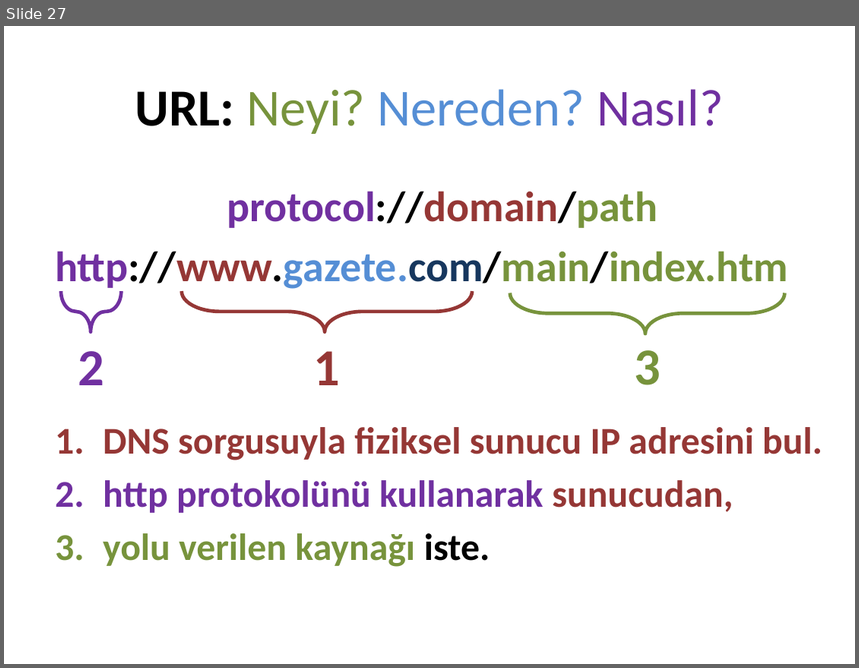
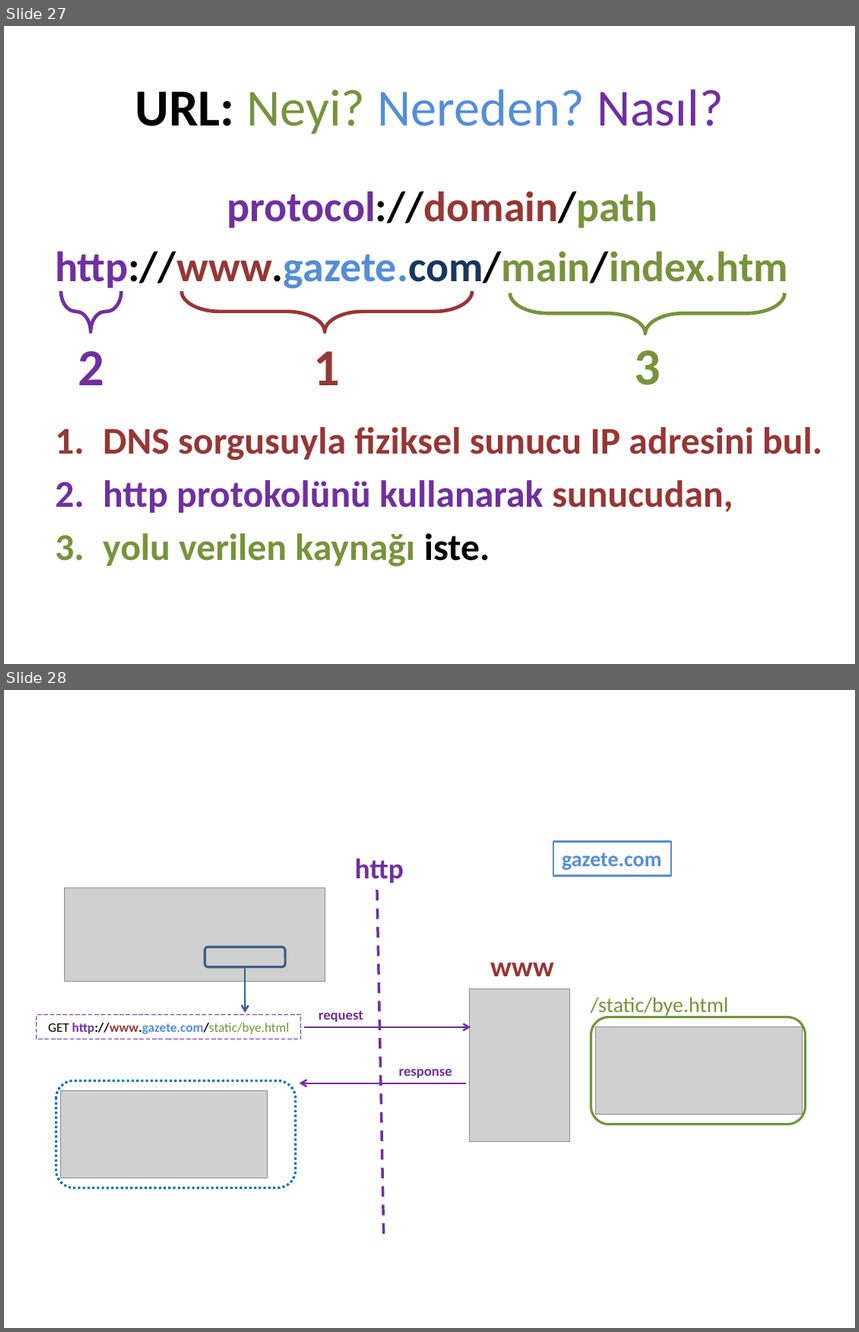
Before and after one commit to cemmerven/attrac, a slide deck: AttendanceTracker/Web Adresi.pptx. Shown one above the other, each under a label of ours: slide 27 before the commit, slides 27 and 28 after it. The pictures are 859x668 and 859x1332 pixels, drawn with LibreOffice and Linux fonts; fonts in the diff are those of the drawing; grey boxes stand for pictures. Boxes give left, top, right and bottom in pixels: in the first picture for what was removed or moved away, otherwise in the second. Text is boxed around its words. In the diff, an @@ line names an element or a change of style, - is before the commit and + after.

Commit message:
added html form samples

```diff
--- a/AttendanceTracker/Web Adresi.pptx
+++ b/AttendanceTracker/Web Adresi.pptx
@@ slide 28 added at (4, 690, 855, 1328), background #FFFFFF @@
@@ rectangle added at (554, 841, 671, 875), outline #558ED5 1.5 pt, 18 pt, text #558ED5, bold @@
+gazete.com
@@ text added at (355, 858, 404, 883), 24 pt, text #7030A0, bold @@
+http
@@ picture added at (65, 888, 325, 981) @@
@@ line added from (377, 890) to (384, 1239), #7030A0 2.25 pt dashed @@
@@ rounded rectangle added at (205, 947, 285, 967), outline #3A5F8C 2 pt @@
@@ text added at (490, 963, 554, 977), 24 pt, text #953735, bold @@
+www
@@ arrow added from (245, 967) to (245, 1012), #376092 1.5 pt @@
@@ picture added at (470, 989, 569, 1142) @@
@@ text added at (591, 997, 729, 1018), 18 pt, text #77933C @@
+/static/bye.html
@@ rectangle added at (37, 1015, 301, 1040), outline #7030A0 0.75 pt dashed, 11 pt, text #77933C, bold @@
+GET http://www.gazete.com/static/bye.html
@@ arrow added from (304, 1027) to (471, 1027), #7030A0 1.5 pt @@
@@ text added at (319, 1011, 363, 1022), 12 pt, text #7030A0, bold @@
+request
@@ rounded rectangle added at (591, 1017, 806, 1124), outline #77933C 2 pt @@
@@ picture added at (595, 1027, 803, 1114) @@
@@ text added at (399, 1069, 452, 1078), 12 pt, text #7030A0, bold @@
+response
@@ rounded rectangle added at (56, 1081, 295, 1188), outline #0070C0 2 pt dashed @@
@@ picture added at (61, 1091, 268, 1178) @@
@@ arrow added from (465, 1083) to (300, 1083), #7030A0 1.5 pt @@
```
Also in this commit, not shown: 6 other files.
